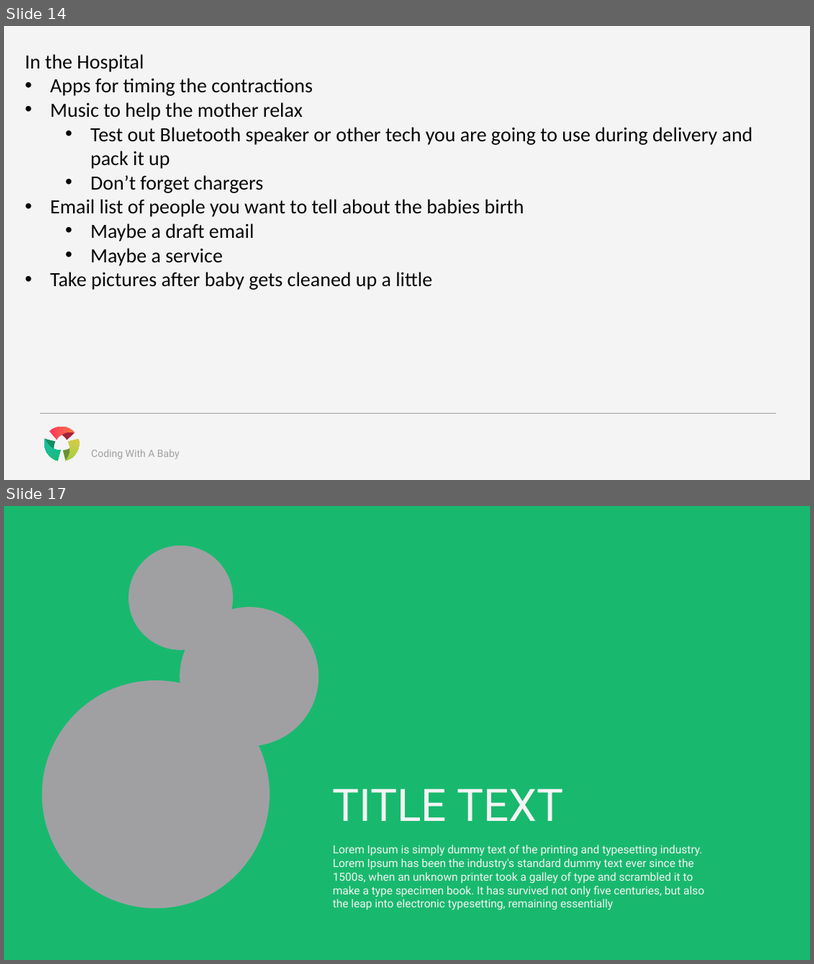
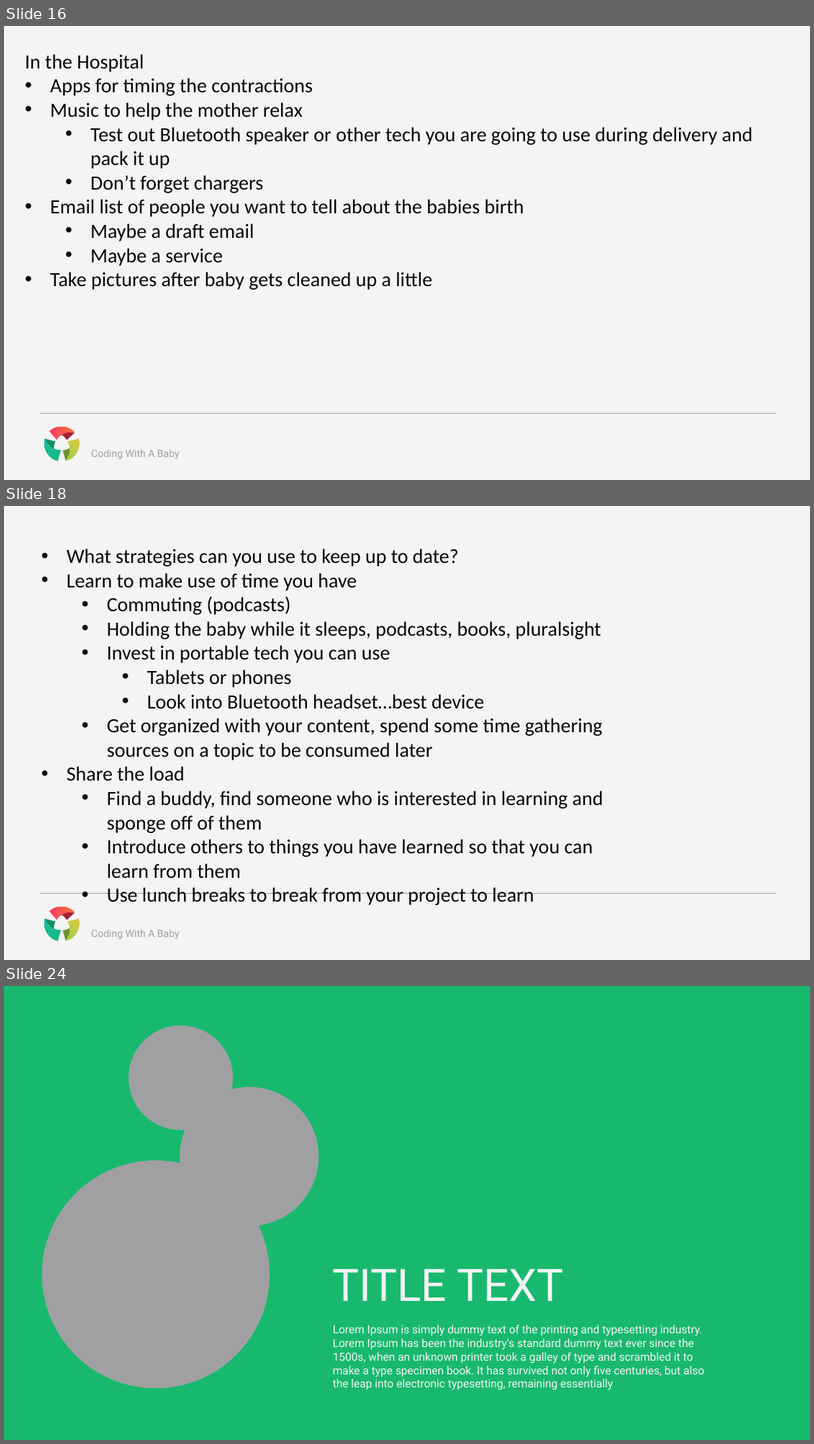
Before and after one commit to CognitiveBurden/CodingWithABaby, a slide deck: CodingWithABaby.pptx. Shown one above the other, each under a label of ours: slides 14 and 17 before the commit, slides 16, 18 and 24 after it; the slides between them are not shown. The pictures are 814x964 and 814x1444 pixels, drawn with LibreOffice and Linux fonts; fonts in the diff are those of the drawing. Boxes give left, top, right and bottom in pixels: in the first picture for what was removed or moved away, otherwise in the second. Text is boxed around its words. In the diff, an @@ line names an element or a change of style, - is before the commit and + after.

```diff
--- a/CodingWithABaby.pptx
+++ b/CodingWithABaby.pptx
@@ slide 18 added at [4, 506, 810, 960], background #F4F4F4; not listed: 8 template elements that a slide beside it also shows @@
@@ text added at [67, 548, 604, 905], 18 pt, text #070707 @@
+• What strategies can you use to keep up to date?
+• Learn to make use of time you have
+  • Commuting (podcasts)
+  • Holding the baby while it sleeps, podcasts, books, pluralsight
+  • Invest in portable tech you can use
+    • Tablets or phones
+    • Look into Bluetooth headset…best device
+  • Get organized with your content, spend some time gathering sources on a topic to be consumed later
+• Share the load
+  • Find a buddy, find someone who is interested in learning and sponge off of them
+  • Introduce others to things you have learned so that you can learn from them
+  • Use lunch breaks to break from your project to learn
@@ what was slide 14 is now slide 16 @@
@@ what was slide 17 is now slide 24 @@
```
Also in this commit, not shown: 4 slides changed, 7 other slides added.
